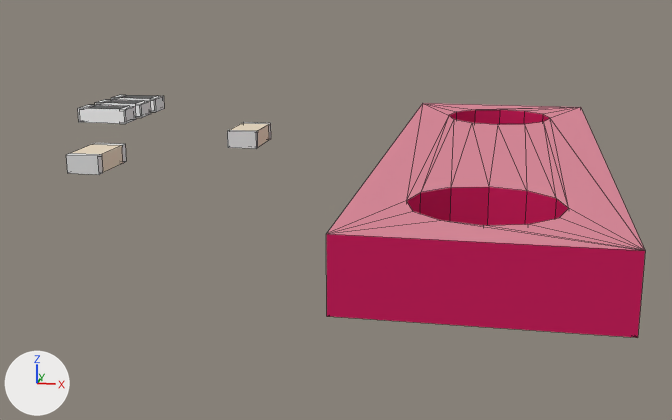
Two versions of the Blender file products/13762/geometry_edit_blender/SparkFun_MPU-9250_Breakout.blend, one commit apart.
Camera for both pictures: a 50 mm lens placed at (14.67, -16.09, 5.45), pointed at (9.96, 8.66, -1.0). The lights are fixed; the arrows at lower left show +X, +Y and +Z. Mesh edges are drawn as thin lines.

In view in the first picture: 'Mesh1 pcbgroup Model', 'Mesh2 G_0603_CAP1 Model', 'Mesh3 G_0603_CAP2 Model', 'Mesh4 G_0603_RES1 Model'.
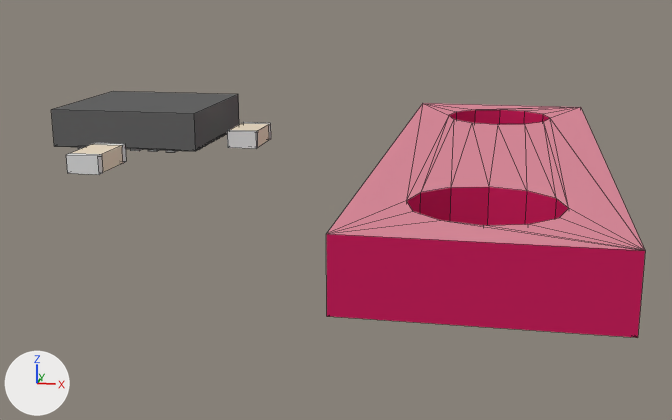
Diff of the bpy script that builds the scene:
```diff
--- a/products/13762/geometry_edit_blender/SparkFun_MPU-9250_Breakout.blend.py
+++ b/products/13762/geometry_edit_blender/SparkFun_MPU-9250_Breakout.blend.py
@@ me_mesh7_qfn24_1_model @@
+me_mesh7_qfn24_1_model.from_pydata(...)  # 200 vertices, 271 faces; spans x 2.55..6.55, y 0.8..1.87, z -10.89..-6.89
+# faces by material slot: [120, 151]
+me_mesh7_qfn24_1_model.materials.append(mat_m_0131_silver)  # light grey #e1e1e1
+me_mesh7_qfn24_1_model.materials.append(mat_m_0136_charcoal)  # dark grey #686868
@@ ob_mesh7_qfn24_1_model @@
+ob_mesh7_qfn24_1_model = bpy.data.objects.new('Mesh7 QFN24_1 Model', me_mesh7_qfn24_1_model)
+ob_mesh7_qfn24_1_model.location = (0.0, 0.0, 0.0)
+ob_mesh7_qfn24_1_model.rotation_euler = (1.571, 0.0, 0.0)  # degrees (90, 0, 0)
```

Pixel boxes [x1, y1, x2, y2] of what changed, in the pictures (672 x 420 px):
'Mesh7 QFN24_1 Model', added
    after: [51, 91, 239, 152]
    faces in mat_m_0136_charcoal (dark grey #686868): [51, 91, 239, 151]
